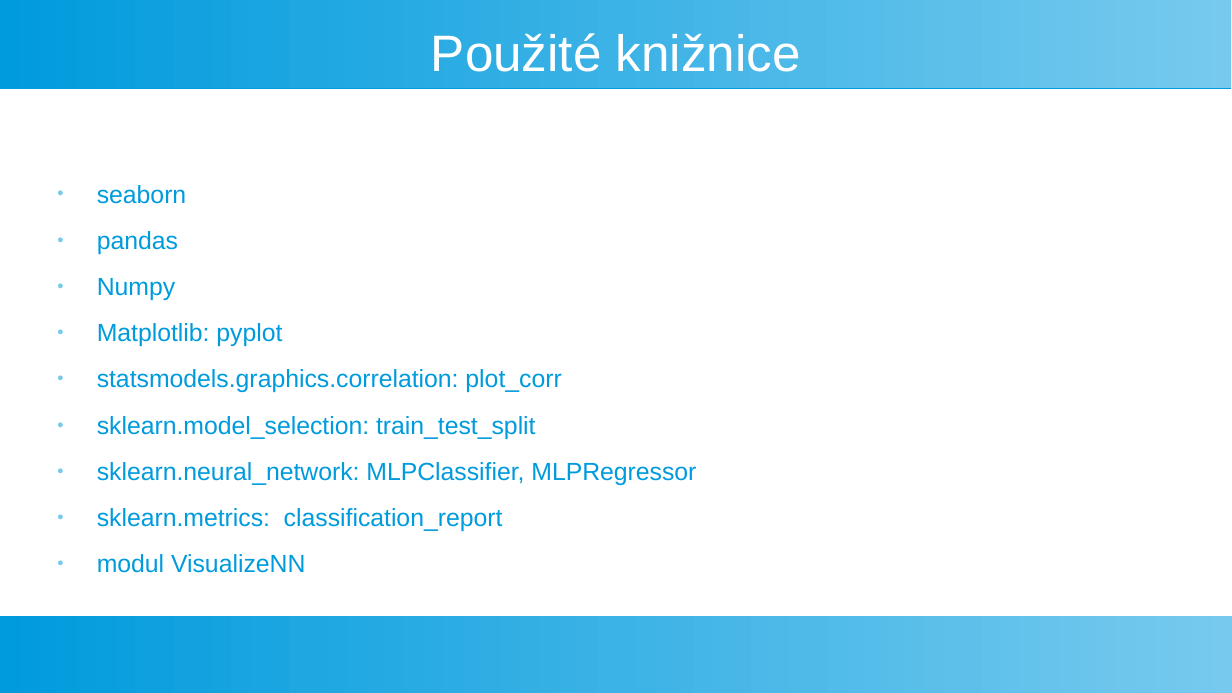
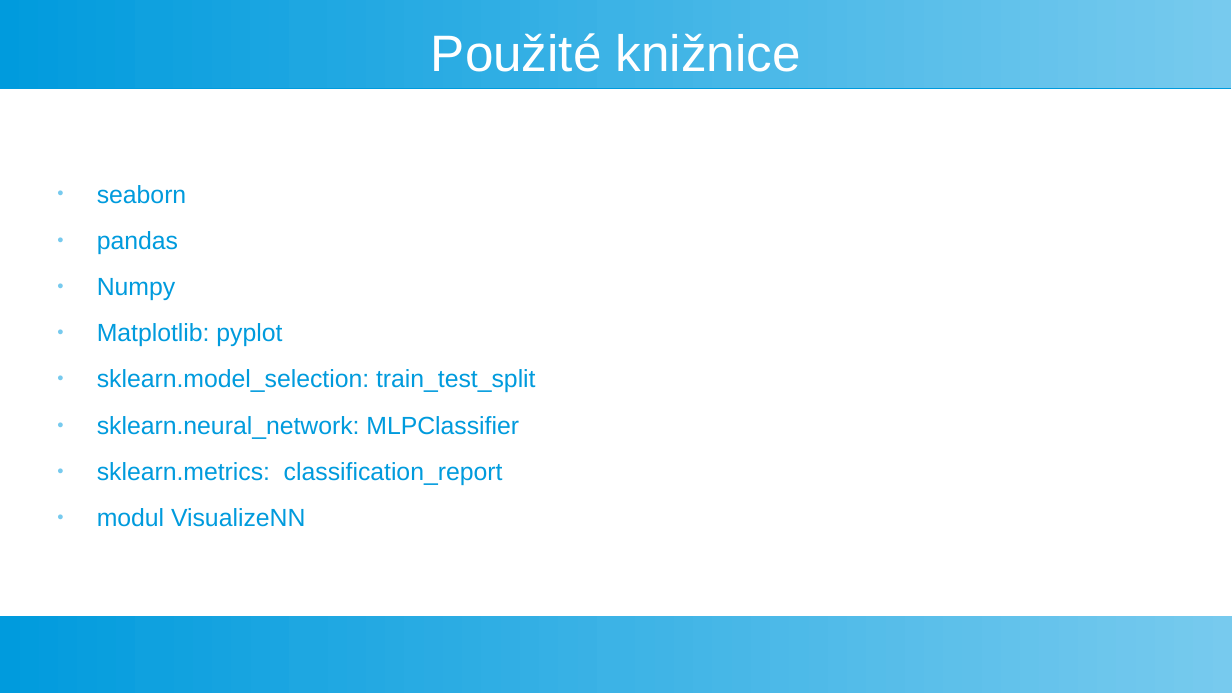
Before and after one commit to georgeob/Vlcak_NS2021, a slide deck: slide 3 of Prezentacia_NS.odp. Drawn at 1232x693 pixels with LibreOffice and Linux fonts; fonts in the diff are those of the drawing. Boxes give left, top, right and bottom in pixels: in the first picture for what was removed or moved away, otherwise in the second. Text is boxed around its words. In the diff, an @@ line names an element or a change of style, - is before the commit and + after.

```diff
--- a/Prezentacia_NS.odp
+++ b/Prezentacia_NS.odp
@@ text at [97,369,561,392]: paragraph removed @@
-● statsmodels.graphics.correlation: plot_corr
@@ text at [97,416,519,439]: text changed @@
-● sklearn.neural_network: MLPClassifier, MLPRegressor
+● sklearn.neural_network: MLPClassifier
```
Also in this commit, not shown: 3 other slides changed, 2 other files.
